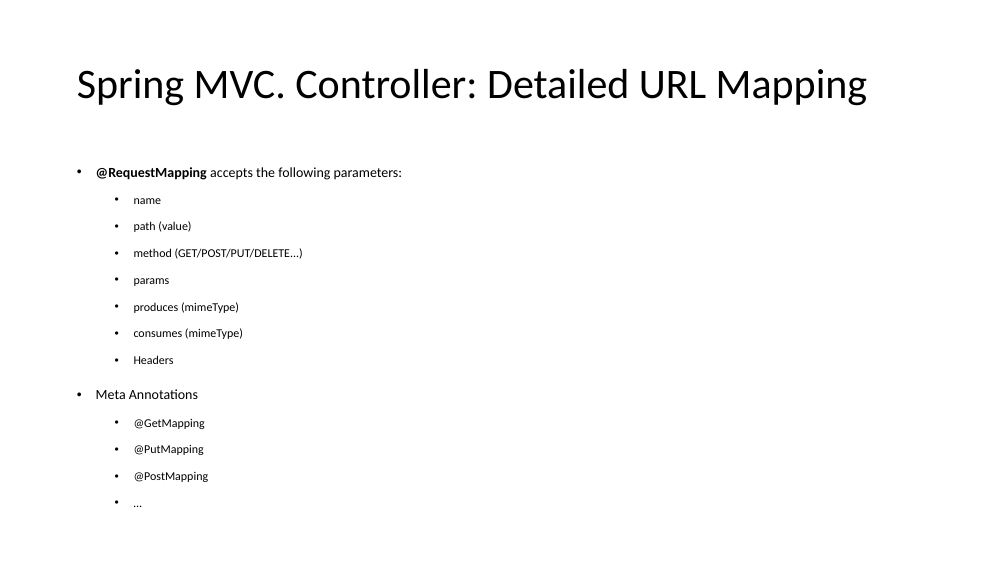
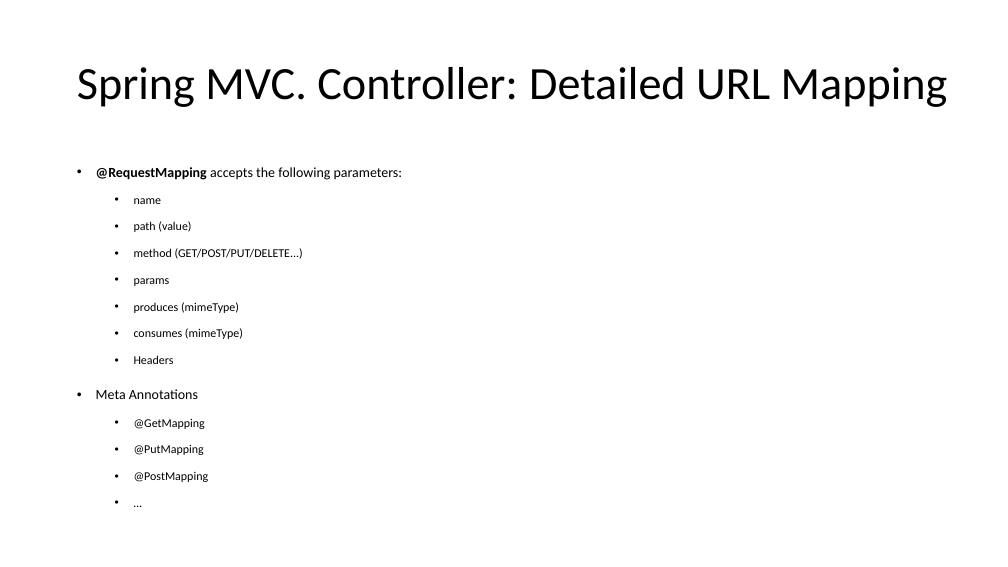
Before and after one commit to brahinets/GeekHub-J4W-8, a slide deck: slide 12 of Lectures/Lesson 16 - Spring MVC.pptx. Drawn at 1008x567 pixels with LibreOffice and Linux fonts; fonts in the diff are those of the drawing. Boxes give left, top, right and bottom in pixels: in the first picture for what was removed or moved away, otherwise in the second. Text is boxed around its words. In the diff, an @@ line names an element or a change of style, - is before the commit and + after.

```diff
--- a/Lectures/Lesson 16 - Spring MVC.pptx
+++ b/Lectures/Lesson 16 - Spring MVC.pptx
@@ title "Spring MVC. Controller: Detailed URL ..." at bbox=[77, 67, 948, 107]: size 40 to 44 pt @@
```
Also in this commit, not shown: 7 other slides changed.
